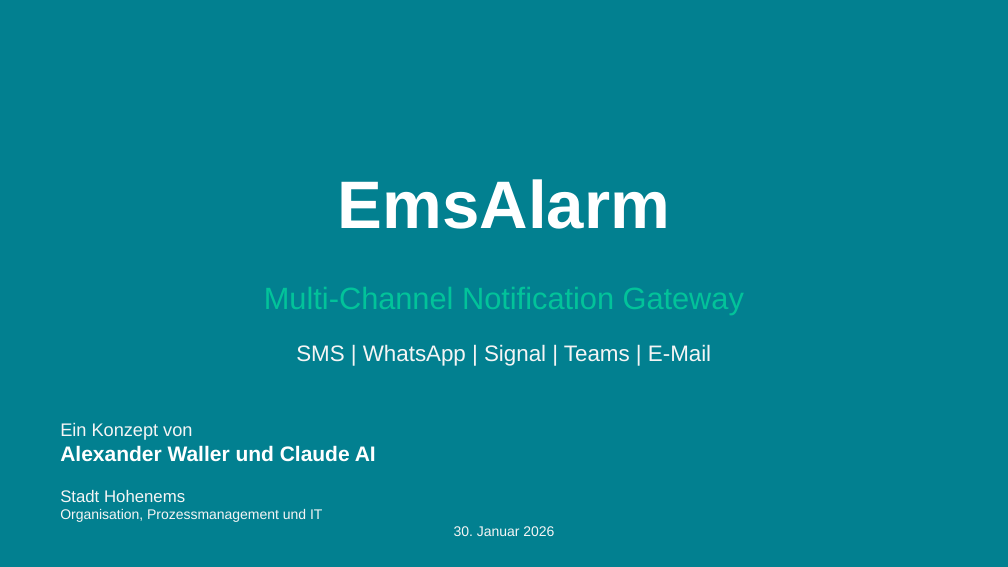
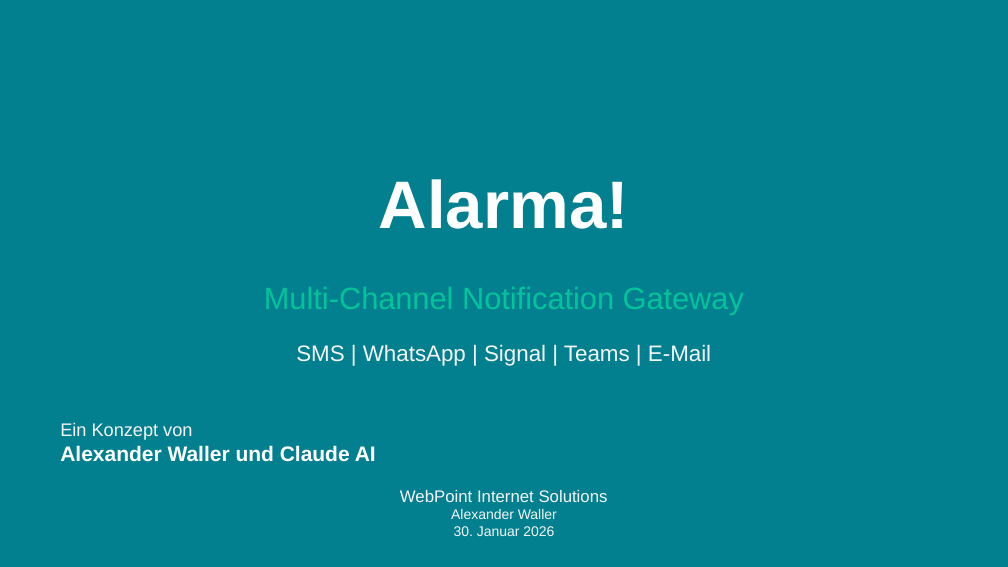
Before and after one commit to walleralexander/alarma, a slide deck: slide 1 of presentations/Alarma.pptx. Drawn at 1008x567 pixels with LibreOffice and Linux fonts; fonts in the diff are those of the drawing. Boxes give left, top, right and bottom in pixels: in the first picture for what was removed or moved away, otherwise in the second. Text is boxed around its words. In the diff, an @@ line names an element or a change of style, - is before the commit and + after.

```diff
--- a/presentations/Alarma.pptx
+++ b/presentations/Alarma.pptx
@@ text at (x1=379, y1=179, x2=629, y2=229): text changed @@
-EmsAlarm
+Alarma!
@@ text at (x1=60, y1=422, x2=608, y2=536): text changed @@
-Ein Konzept von
-Alexander Waller und Claude AI
-Stadt Hohenems
-Organisation, Prozessmanagement und IT
-30. Januar 2026
+Ein Konzept von
+Alexander Waller und Claude AI
+WebPoint Internet Solutions
+Alexander Waller
+30. Januar 2026
```
Also in this commit, not shown: 4 other slides changed, 1 other file.
